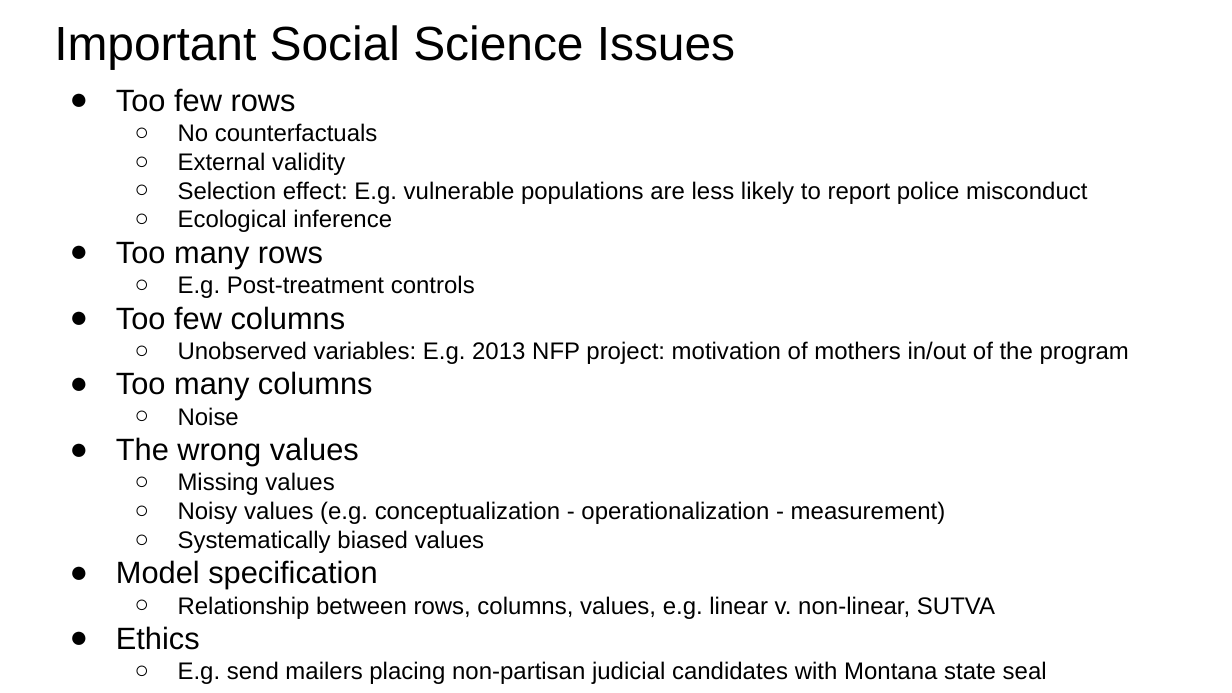
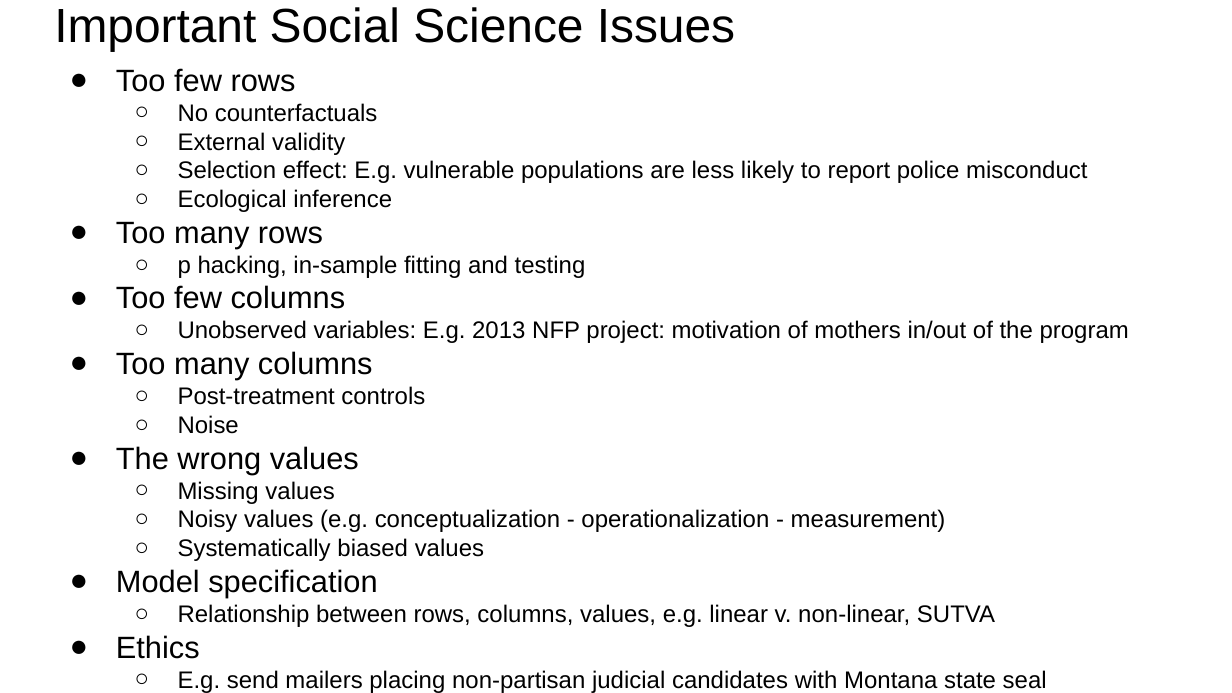
Before and after one commit to dssg/hitchhikers-guide, a slide deck: slide 17 of curriculum/3_modeling_and_machine_learning/quantitative-social-science/We're All Social Scientists Now.pptx. Drawn at 1232x693 pixels with LibreOffice and Linux fonts; fonts in the diff are those of the drawing. Boxes give left, top, right and bottom in pixels: in the first picture for what was removed or moved away, otherwise in the second. Text is boxed around its words. In the diff, an @@ line names an element or a change of style, - is before the commit and + after.

Commit message:
Add files via upload
Fixed typos in "important social science issues" slide

```diff
--- a/curriculum/3_modeling_and_machine_learning/quantitative-social-science/We're All Social Scientists Now.pptx
+++ b/curriculum/3_modeling_and_machine_learning/quantitative-social-science/We're All Social Scientists Now.pptx
@@ title "Important Social Science Issues" moved from (x1=54, y1=25, x2=735, y2=69) to (x1=54, y1=7, x2=735, y2=51) @@
@@ text "Too few rows" moved from (x1=116, y1=88, x2=1129, y2=684) to (x1=116, y1=68, x2=1129, y2=693) @@
@@ text at (x1=178, y1=255, x2=586, y2=278): text changed @@
-  ○ E.g. Post-treatment controls
+  ○ p hacking, in-sample fitting and testing
@@ text at (x1=178, y1=386, x2=425, y2=405): paragraph added @@
+  ○ Post-treatment controls
```
Also in this commit, not shown: 1 other file.
